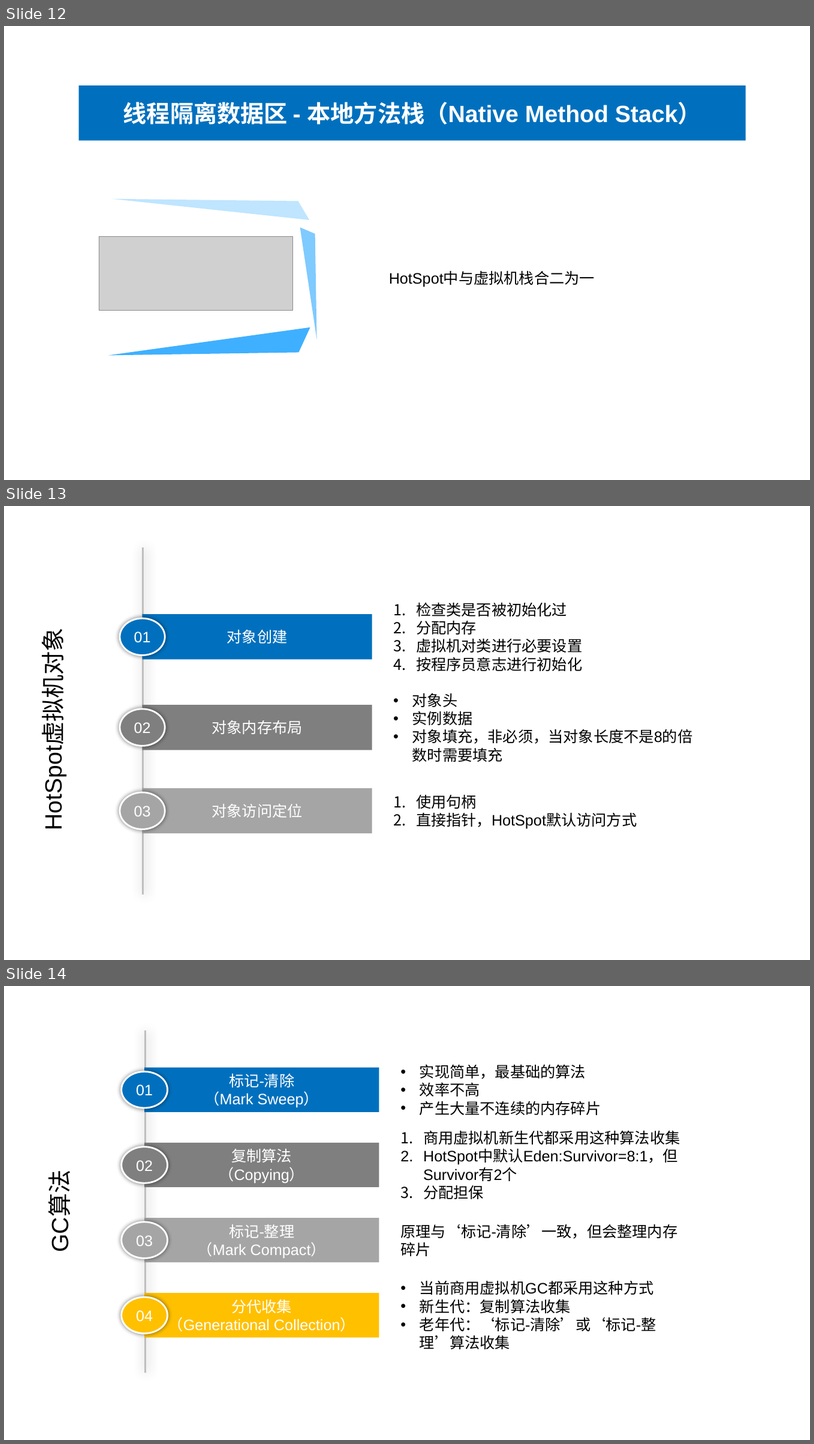
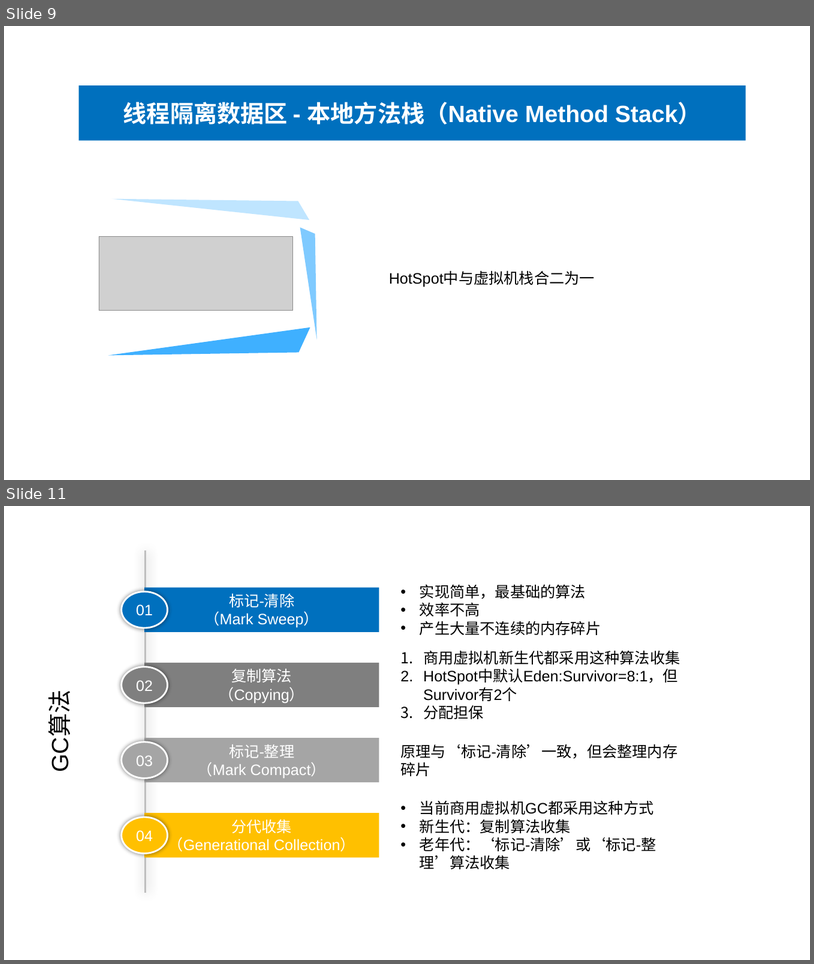
Before and after one commit to frinder6/my.doc, a slide deck: 深入理解Java虚拟机.pptx. Shown one above the other, each under a label of ours: slides 12, 13 and 14 before the commit, slides 9 and 11 after it; the slides between them are not shown. The pictures are 814x1444 and 814x964 pixels, drawn with LibreOffice and Linux fonts; fonts in the diff are those of the drawing; grey boxes stand for pictures. Boxes give left, top, right and bottom in pixels: in the first picture for what was removed or moved away, otherwise in the second. Text is boxed around its words. In the diff, an @@ line names an element or a change of style, - is before the commit and + after.

```diff
--- a/深入理解Java虚拟机.pptx
+++ b/深入理解Java虚拟机.pptx
@@ slide 13 removed at <box>4,506,810,960</box>, background #FFFFFF @@
@@ line removed from (143, 547) to (143, 894) @@
@@ text removed at <box>416,602,582,671</box> @@
-1. 检查类是否被初始化过
-2. 分配内存
-3. 虚拟机对类进行必要设置
-4. 按程序员意志进行初始化
@@ ellipse removed at <box>120,619,165,655</box> @@
-01
@@ rectangle removed at <box>143,614,372,660</box> @@
-对象创建
@@ text removed at <box>41,648,67,823</box> @@
-HotSpot虚拟机对象
@@ text removed at <box>413,693,693,744</box> @@
-• 对象头
-• 实例数据
-• 对象填充，非必须，当对象长度不是8的倍数时需要填充
@@ ellipse removed at <box>120,709,165,745</box> @@
-02
@@ rectangle removed at <box>143,705,372,750</box> @@
-对象内存布局
@@ ellipse removed at <box>120,792,165,829</box> @@
-03
@@ rectangle removed at <box>143,788,372,833</box> @@
-对象访问定位
@@ text removed at <box>416,794,637,829</box> @@
-1. 使用句柄
-2. 直接指针，HotSpot默认访问方式
@@ what was slide 12 is now slide 9 @@
@@ what was slide 14 is now slide 11 @@
```
Also in this commit, not shown: 1 slide changed, 8 slides added, 6 other slides removed, 1 other file.
